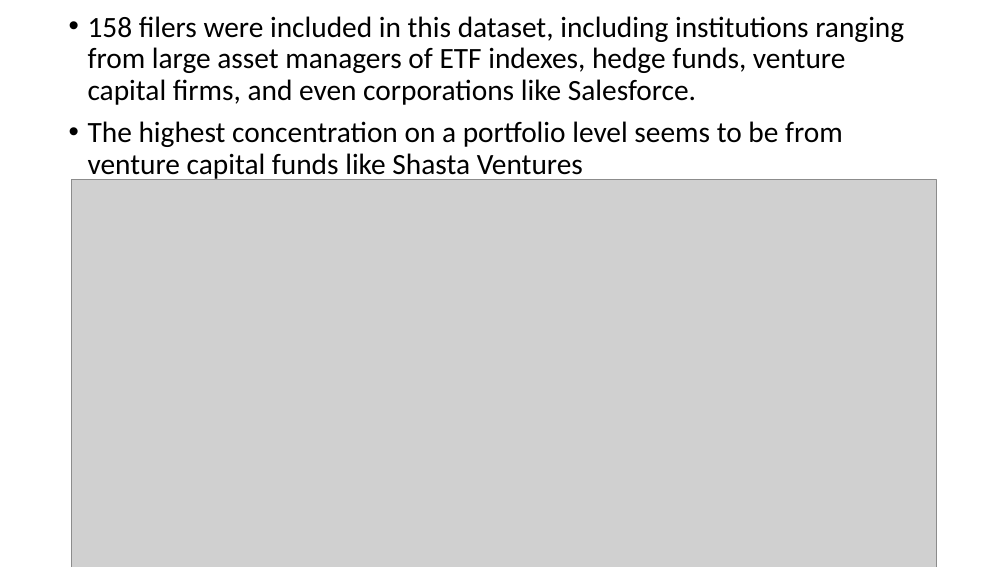
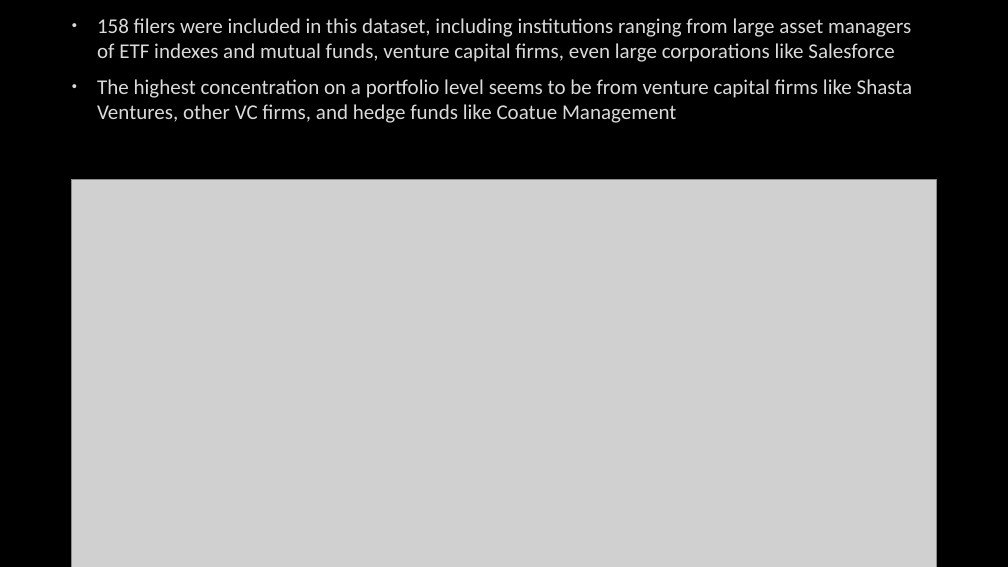
Before and after one commit to j-gonzal/web_scraping_project, a slide deck: slide 5 of Web Scraping WhaleWisdom.pptx (slide 4 before the commit). Drawn at 1008x567 pixels with LibreOffice and Linux fonts; fonts in the diff are those of the drawing; grey boxes stand for pictures; background and template pictures are left out. Boxes give left, top, right and bottom in pixels: in the first picture for what was removed or moved away, otherwise in the second. Text is boxed around its words. In the diff, an @@ line names an element or a change of style, - is before the commit and + after.

```diff
--- a/Web Scraping WhaleWisdom.pptx
+++ b/Web Scraping WhaleWisdom.pptx
@@ background #FFFFFF to picture (left out) @@
@@ text at (x1=97, y1=18, x2=913, y2=123): text changed; size 28 to 20 pt; text colour #000000 to #DADADA @@
-• 158 filers were included in this dataset, including institutions ranging from large asset managers of ETF indexes, hedge funds, venture capital firms, and even corporations like Salesforce.
-• The highest concentration on a portfolio level seems to be from venture capital funds like Shasta Ventures
+• 158 filers were included in this dataset, including institutions ranging from large asset managers of ETF indexes and mutual funds, venture capital firms, even large corporations like Salesforce
+• The highest concentration on a portfolio level seems to be from venture capital firms like Shasta Ventures, other VC firms, and hedge funds like Coatue Management
```
Also in this commit, not shown: 5 other slides changed, 3 slides added, 2 other files.
